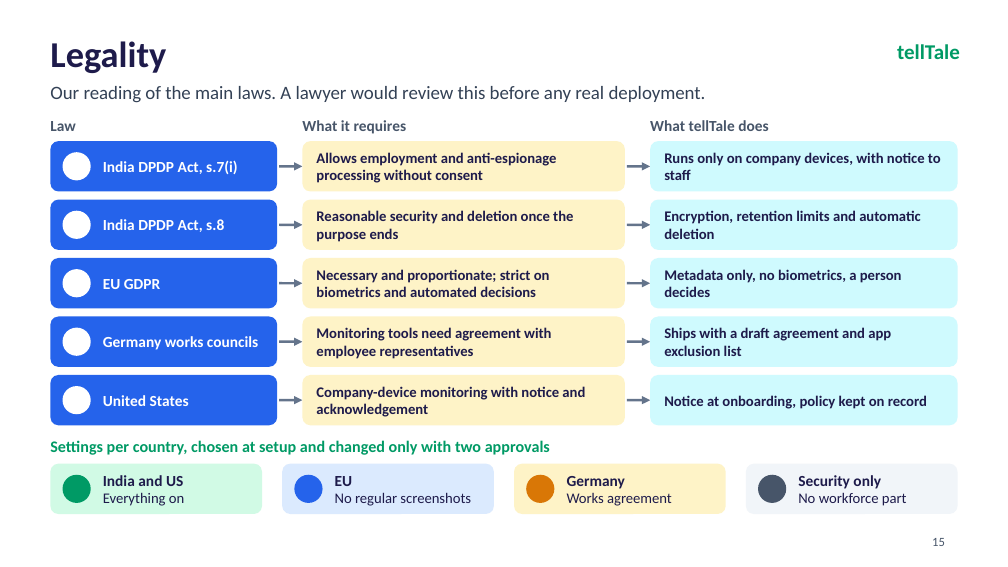
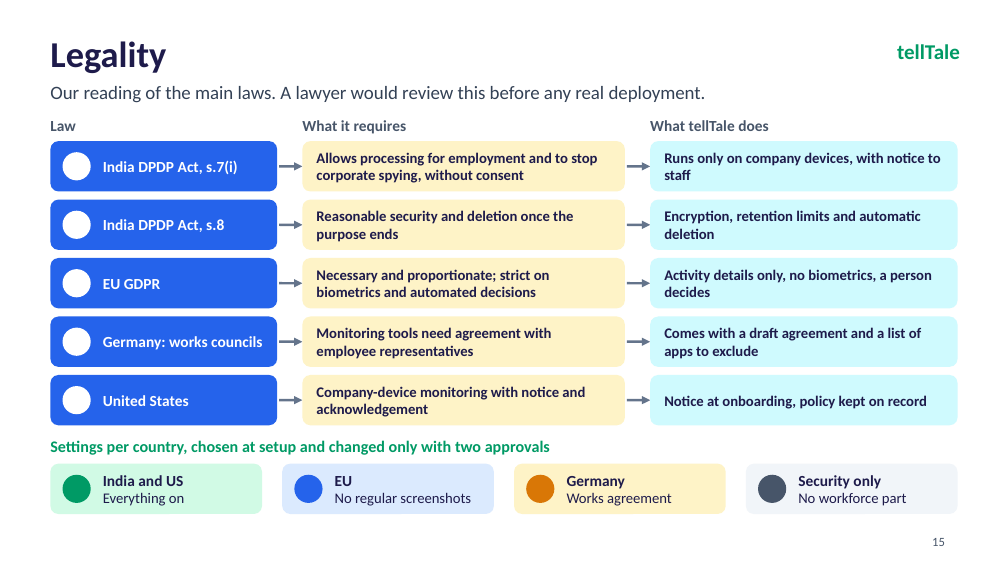
Before and after one commit to aaravgupta0202/telltale, a slide deck: slide 15 of tellTale_CyberForge_Deck.pptx. Drawn at 1008x567 pixels with LibreOffice and Linux fonts; fonts in the diff are those of the drawing; background and template pictures are left out. Boxes give left, top, right and bottom in pixels: in the first picture for what was removed or moved away, otherwise in the second. Text is boxed around its words. In the diff, an @@ line names an element or a change of style, - is before the commit and + after.

```diff
--- a/tellTale_CyberForge_Deck.pptx
+++ b/tellTale_CyberForge_Deck.pptx
@@ text at <box>316,152,597,183</box>: text changed @@
-Allows employment and anti-espionage processing without consent
+Allows processing for employment and to stop corporate spying, without consent
@@ text at <box>664,269,932,297</box>: text changed @@
-Metadata only, no biometrics, a person decides
+Activity details only, no biometrics, a person decides
@@ text at <box>664,327,921,359</box>: text changed @@
-Ships with a draft agreement and app exclusion list
+Comes with a draft agreement and a list of apps to exclude
@@ text at <box>103,336,262,350</box>: text changed @@
-Germany works councils
+Germany: works councils
```
Also in this commit, not shown: 15 other slides changed, 1 slide removed.
